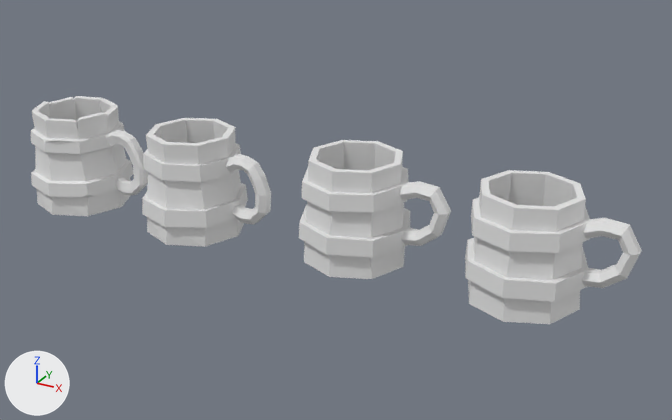
The Blender file Blender/Tankard/Tankard.blend as it was, and as the next commit left it.
The view is the same before and after, from a 50 mm camera at (7.29, -14.01, 7.86) aimed at (-0.48, 0.11, 0.8). Lighting does not change. The marker at lower left points along +X, +Y and +Z. The first picture is the older version.

The scene before the commit, as lines of its bpy script (objects in view):
```python
me_cylinder = bpy.data.meshes.new('Cylinder')
me_cylinder.from_pydata(...)  # 96 vertices, 89 faces; spans x -1.06..1.07, y -1.07..1.06, z 0.01..2.22
me_cylinder_001 = bpy.data.meshes.new('Cylinder.001')
me_cylinder_001.from_pydata(...)  # 96 vertices, 89 faces; spans x -1.09..1.08, y -1.09..1.09, z -1.0..1.0
me_cylinder_003 = bpy.data.meshes.new('Cylinder.003')
me_cylinder_003.from_pydata(...)  # 60 vertices, 56 faces; spans x -1.28..7.79, y -1.0..1.0, z -1.4..4.5
me_cylinder_004 = bpy.data.meshes.new('Cylinder.004')
me_cylinder_004.from_pydata(...)  # 149 vertices, 118 faces; spans x -1.05..1.07, y -1.07..1.06, z 0.01..2.27
me_cylinder_005 = bpy.data.meshes.new('Cylinder.005')
me_cylinder_005.from_pydata(...)  # 69 vertices, 62 faces; spans x -1.28..7.79, y -0.75..0.69, z -1.4..4.5
ob_4loops = bpy.data.objects.new('4Loops', me_cylinder)
ob_4loops.location = (-3.43, -0.33, -0.02)
ob_4loops.scale = (1.0, 1.0, 0.912)
ob_4loops_001 = bpy.data.objects.new('4Loops.001', me_cylinder_004)
ob_4loops_001.location = (-6.41, -0.33, -0.02)
ob_4loops_001.scale = (1.0, 1.0, 0.912)
ob_beveled = bpy.data.objects.new('Beveled', me_cylinder_001)
ob_beveled.location = (0.0, 0.0, 1.01)
ob_cylinder_001 = bpy.data.objects.new('Cylinder.001', me_cylinder_003)
ob_cylinder_001.location = (-2.48, -0.34, 1.48)
ob_cylinder_001.rotation_euler = (0.0, 1.342, 0.0)  # degrees (0, 77, 0)
ob_cylinder_001.scale = (0.152, 0.152, 0.152)
ob_cylinder_002 = bpy.data.objects.new('Cylinder.002', me_cylinder_005)
ob_cylinder_002.location = (-5.46, -0.34, 1.48)
ob_cylinder_002.rotation_euler = (0.0, 1.342, 0.0)  # degrees (0, 77, 0)
ob_cylinder_002.scale = (0.152, 0.152, 0.152)
# also in view: 'Cylinder' at (1.33, -0.01, 1.12); 'Beveled.001' at (3.27, 0.0, 1.01); 'Cylinder.003' at (4.6, -0.01, 1.12)
```
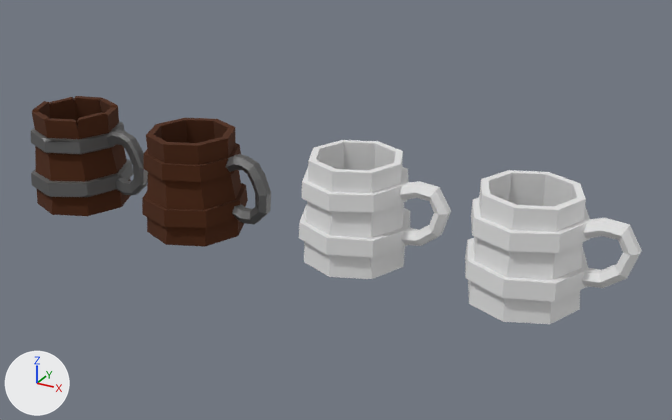
Boxes [x1, y1, x2, y2] around the edits, measured in the pictures (672 x 420 px):
'4Loops', recoloured (white to brown): [142, 118, 248, 247] in both
'Cylinder.001', recoloured (white to grey): [226, 154, 271, 224] in both
'Cylinder.002', recoloured (white to grey): [106, 130, 148, 195] in both
part 1 of me_cylinder_004, recoloured (white to brown): [32, 96, 127, 182] in both
part 2 of me_cylinder_004, recoloured (white to brown): [37, 179, 131, 216] in both
part 3 of me_cylinder_004, recoloured (white to grey): [31, 159, 133, 197] in both
part 4 of me_cylinder_004, recoloured (white to grey): [31, 121, 125, 154] in both

The change in detail:
Material 'Metal' (mat_metal) is new.
Its base color is (0.203, 0.203, 0.203) (grey #7c7c7c).
Its metallic is 0.873.
Material 'Wood' (mat_wood) is new.
Its base color is (0.07, 0.0156, 0.0) (brown #4b2200).
Its roughness is 0.984.
me_cylinder has 96 vertices, 89 faces and spans x -1.06..1.07, y -1.07..1.06, z 0.01..2.22.
me_cylinder gains material mat_wood (brown #4b2200).
me_cylinder_003 has 60 vertices, 56 faces and spans x -1.28..7.79, y -1.0..1.0, z -1.4..4.5.
me_cylinder_003 gains material mat_metal (grey #7c7c7c).
me_cylinder_004 has 149 vertices, 118 faces and spans x -1.05..1.07, y -1.07..1.06, z 0.01..2.27.
me_cylinder_004 is used by ob_4loops_001; location (-6.41, -0.33, -0.02); scale (1.0, 1.0, 0.912).
me_cylinder_004 part 1: 50 of the faces centred in x -0.79..0.79, y -0.79..0.8, z 1.14..2.27 switch from no material to mat_wood (brown #4b2200).
me_cylinder_004 part 2: 10 of the faces centred in x -0.85..0.85, y -0.85..0.83, z 0.01..0.24 switch from no material to mat_wood (brown #4b2200).
me_cylinder_004 part 3: 30 of the faces centred in x -1.02..0.9, y -0.92..0.91, z 0.47..0.82 switch from no material to mat_metal (grey #7c7c7c).
me_cylinder_004 part 4: 28 of the faces centred in x -0.81..0.81, y -0.92..0.92, z 1.48..1.8 switch from no material to mat_metal (grey #7c7c7c).
me_cylinder_005 has 69 vertices, 62 faces and spans x -1.28..7.79, y -0.75..0.69, z -1.4..4.5.
me_cylinder_005 gains material mat_metal (grey #7c7c7c).
